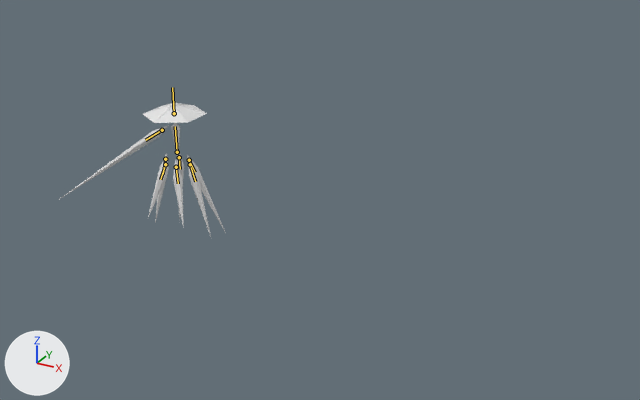
Renders of the glTF model glb_imports/ClarityDressShards.glb from each side of a commit.
Before and after are seen from a camera (50 mm lens) standing at (113.9, -143.1, 72.1) and looking at (30.7, 8.3, -3.5). Lighting does not change. The marker at lower left points along +X, +Y and +Z. The older version comes first. The bones that bend it are drawn over the model as lines.

Objects in the first picture: 'Arm', 'BackLeft', 'BackRight', 'Center', 'FrontLeft', 'FrontRight', 'Hat', 'MiddleLeft', 'MiddleRight'.
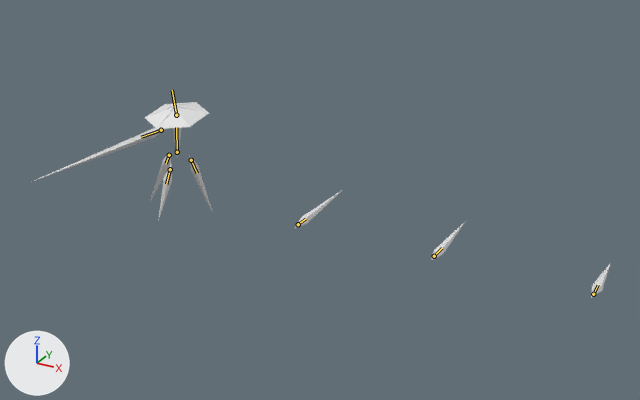
The newer file adds an action. The first version stands in its rest pose; the second is drawn at frame 96 of the action 'TripleShardSemicircleSequence2'.

The change in detail:
Bone 'Center' (bone_center) turns from (0, 0, 0) to (3, 9, -6) degrees about its own x, y and z.
Bone 'Hat' (bone_hat) turns from (0, 0, 0) to (5, -10, 6) degrees about its own x, y and z.
Bone 'Arm' (bone_arm) turns from (0, 0, 0) to (0, 0, -4) degrees about its own x, y and z.
Bone 'Middle.L' (bone_middle_l) moves from (0.0, 0.0, 0.0) to (1.23, -0.38, -2.07).
Bone 'Middle.L' (bone_middle_l) turns from (0, 0, 0) to (-31, -33, 2) degrees about its own x, y and z.
Bone 'Front.L' (bone_front_l) moves from (0.0, 0.0, 0.0) to (-83.43, 29.47, -10.71).
Bone 'Front.L' (bone_front_l) turns from (0, 0, 0) to (-82, 13, 120) degrees about its own x, y and z.
Bone 'Back.L' (bone_back_l) moves from (0.0, 0.0, 0.0) to (-25.76, 13.98, 6.62).
Bone 'Back.L' (bone_back_l) turns from (0, 0, 0) to (-101, -13, 133) degrees about its own x, y and z.
Bone 'Middle.R' (bone_middle_r) moves from (0.0, 0.0, 0.0) to (-63.01, -10.37, 0.36).
Bone 'Middle.R' (bone_middle_r) turns from (0, 0, 0) to (-89, -1, 160) degrees about its own x, y and z.
Bone 'Front.R' (bone_front_r) moves from (0.0, 0.0, 0.0) to (-1.47, 0.49, 0.15).
Bone 'Front.R' (bone_front_r) turns from (0, 0, 0) to (-12, -43, 9) degrees about its own x, y and z.
Bone 'Back.R' (bone_back_r) moves from (0.0, 0.0, 0.0) to (1.7, -0.77, 1.33).
Bone 'Back.R' (bone_back_r) turns from (0, 0, 0) to (-2, -40, -19) degrees about its own x, y and z.

Boxes (x1, y1, x2, y2) around the edits, measured in the pictures (640 x 400 px):
'Hat', posed (33% taller): before (143, 103, 207, 123); after (145, 102, 209, 129)
'Arm', posed (21% wider, 28% shorter): before (60, 125, 169, 199); after (34, 128, 166, 181)
'MiddleLeft', posed (28% shorter): before (188, 158, 211, 237); after (189, 155, 213, 212)
'FrontLeft', posed (75% wider, 48% shorter): before (173, 160, 184, 228); after (591, 263, 611, 298)
'BackLeft', posed (20% wider, 51% shorter): before (187, 155, 226, 233); after (295, 190, 342, 228)
'FrontRight', posed (29% narrower): before (148, 159, 168, 218); after (158, 163, 172, 221)
'MiddleRight', posed (140% wider, 44% shorter): before (155, 153, 169, 223); after (431, 221, 466, 260)
'BackRight', posed: before (177, 153, 184, 218); after (150, 152, 171, 202)
'Center', posed: before (171, 123, 180, 157); after (172, 128, 182, 157)
bone 'Center', root to tip: before (177, 152) to (175, 126); after (177, 152) to (176, 127)
bone 'Hat', root to tip: before (174, 113) to (172, 87); after (176, 115) to (172, 90)
bone 'Arm', root to tip: before (162, 130) to (145, 140); after (161, 130) to (141, 137)
bone 'Middle.L', root to tip: before (190, 164) to (195, 181); after (191, 160) to (197, 173)
bone 'Front.L', root to tip: before (176, 167) to (178, 183); after (593, 294) to (598, 285)
bone 'Back.L', root to tip: before (189, 160) to (195, 172); after (298, 224) to (306, 218)
bone 'Middle.R', root to tip: before (165, 159) to (163, 174); after (434, 256) to (442, 248)
bone 'Front.R', root to tip: before (165, 164) to (160, 179); after (170, 169) to (166, 184)
bone 'Back.R', root to tip: before (179, 157) to (180, 169); after (169, 155) to (166, 163)
